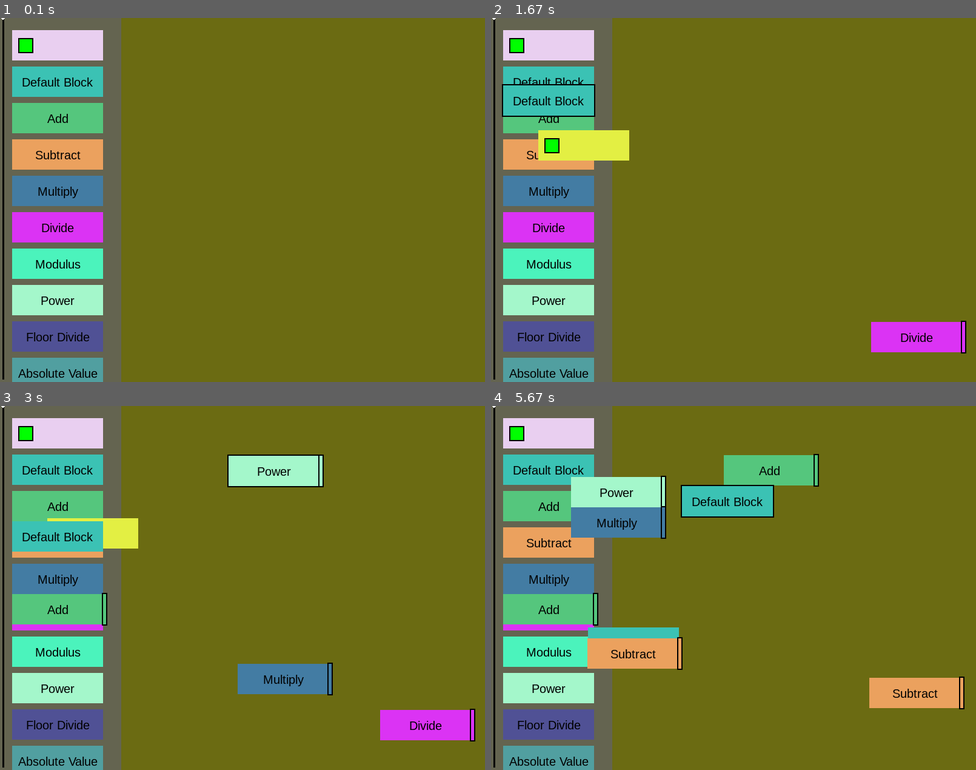
Above: before the commit, frames 1-4 (two rows, left to right).
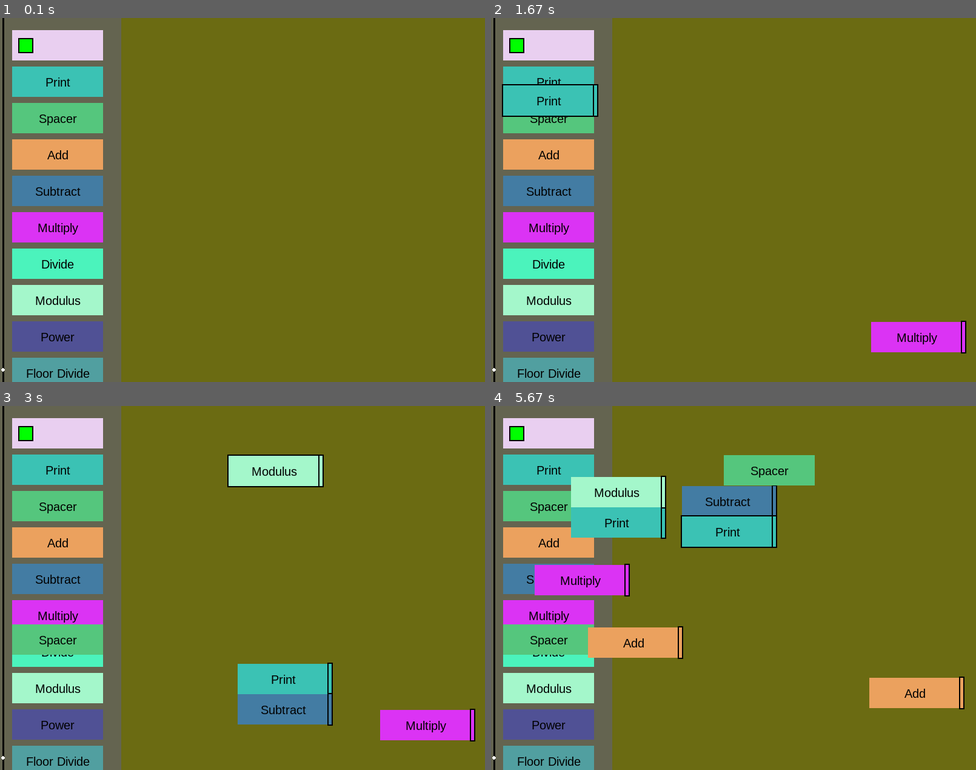
Above: after the commit, the same moments.

Repository: wsadzanie2/PyBlockCode
Game: pygame game, started from main.py
Two runs of this game, one before a commit and one after it. Both use one fixed random seed, a clock stepped at 60 frames per second and the inputs below.
Inputs (mouse positions are in pixels of both pictures, inside the frame that each line leads up to):
- Up to frame 1 (0.1 s): no input
- Up to frame 2 (1.67 s): press the mouse at (549, 47) at 0.37 s; move the mouse to (568, 94) at 0.47 s; release the mouse at (583, 145) at 0.6 s; hold Delete 0.67-1.13 s; press the mouse at (549, 229) at 1.2 s; move the mouse to (733, 280) at 1.3 s; release the mouse at (917, 338) at 1.43 s; press the mouse at (549, 83) at 1.53 s; move the mouse to (549, 101) at 1.63 s
- Up to frame 3 (3 s): release the mouse at (58, 507) at 1.77 s; press the mouse at (58, 507) at 1.87 s; move the mouse to (58, 540) at 1.97 s; release the mouse at (63, 577) at 2.1 s; press the mouse at (58, 689) at 2.2 s; move the mouse to (242, 569) at 2.3 s; release the mouse at (421, 449) at 2.43 s; press the mouse at (58, 580) at 2.53 s; move the mouse to (169, 628) at 2.63 s; release the mouse at (281, 679) at 2.77 s; press the mouse at (421, 449) at 2.87 s; move the mouse to (271, 471) at 2.97 s
- Up to frame 4 (5.67 s): release the mouse at (617, 493) at 3.1 s; press the mouse at (772, 708) at 3.2 s; move the mouse to (675, 584) at 3.3 s; release the mouse at (578, 464) at 3.43 s; press the mouse at (549, 544) at 3.53 s; move the mouse to (588, 573) at 3.63 s; release the mouse at (631, 602) at 3.77 s; press the mouse at (772, 679) at 3.87 s; move the mouse to (680, 584) at 3.97 s; release the mouse at (583, 486) at 4.1 s; press the mouse at (549, 507) at 4.2 s; move the mouse to (660, 486) at 4.3 s; release the mouse at (767, 471) at 4.43 s; press the mouse at (917, 726) at 4.53 s; move the mouse to (748, 653) at 4.63 s; release the mouse at (578, 580) at 4.77 s; press the mouse at (549, 544) at 4.87 s; move the mouse to (733, 617) at 4.97 s; release the mouse at (912, 693) at 5.1 s; press the mouse at (631, 602) at 5.2 s; move the mouse to (631, 624) at 5.3 s; release the mouse at (631, 642) at 5.43 s; press the mouse at (578, 464) at 5.53 s; move the mouse to (728, 500) at 5.63 s

The runs differ from the first frame. In frame 1, 1.3% of the frame differs, in the area x 0-21%, y 0-100%; in frame 2, 3.1%; in frame 3, 9.9%; in frame 4, 13%, in the area x 0-93%, y 0-100%.

Commit message:
This is my PyBlock project. It will allow childs to learn programming quicker!

Diff:
--- a/Blocks.py
+++ b/Blocks.py
@@ -1,5 +1,6 @@
 BLOCKS = [
-    {'color': None, 'text': "Default Block", 'command': 'print', 'arguments': 0},
+    {'color': None, 'text': "Print", 'command': 'print', 'arguments': 1},
+    {'color': None, 'text': "Spacer", 'command': '', 'arguments': 0},
     {'color': None, 'text': "Add", 'command': '(lambda x, y: x + y)', 'arguments': 2},
     {'color': None, 'text': "Subtract", 'command': '(lambda x, y: x - y)', 'arguments': 2},
     {'color': None, 'text': "Multiply", 'command': '(lambda x, y: x * y)', 'arguments': 2},
--- a/main.py
+++ b/main.py
@@ -14,9 +14,9 @@
 selected = None
 
 def load_blocks(blocks):
-    RunBlockSpawner(20, 20)
     for index, block in enumerate(blocks):
         BlockSpawner(20, (index * 60) + 80, color=block['color'], text=block['text'], command=block['command'], arguments=block['arguments'])
+    RunBlockSpawner(20, 20)
 
 
 def reverse_color(color):
@@ -54,6 +54,9 @@
         self.button_rect = pygame.Rect(25, 25, 25, 25)
         self.button_rect.midleft = self.rect.midleft
         self.button_rect.left = self.rect.left + 10
+    @staticmethod
+    def is_parent(_):
+        return False
 
     @staticmethod
     def if_parent_selected():
@@ -72,15 +75,16 @@
     def __init__(self, x, y, end_x, end_y):
         self.x = x
         self.y = y
+        self.speed = 10
         self.end_x = end_x
-        self.end_y = screen.get_height() - end_y
+        self.end_y = end_y
         self.scroll_progress = 0
     def draw(self):
         pygame.draw.line(screen, (0, 0, 0), (self.x, self.y), (self.end_x, self.end_y), 3)
-        pygame.draw.circle(screen, (255, 255, 255), (self.x, self.scroll_progress), 3)
+        pygame.draw.circle(screen, (255, 255, 255), (self.x, self.scroll_progress + screen.get_height() - 20), 3)
     def update(self, event):
         if event.type == MOUSEWHEEL:
-            self.scroll_progress -= event.y
+            self.scroll_progress -= event.y * self.speed
 
 
 
@@ -126,6 +130,7 @@
 class RunBlock:
     def __init__(self, x, y, width=150, height=50, color=None):
         blocks.append(self)
+        self.text_input = TextInput(font, pygame.Rect(x, y, width, height), color)
         self.x = x
         self.y = y
         self.width = width
@@ -176,11 +181,13 @@
                 current = current.child
 
     def update(self, event):
+        global selected
         if event.type == MOUSEBUTTONDOWN:
             if self.button_rect.collidepoint(pygame.mouse.get_pos()):
                 return self.compile()
             if self.rect.collidepoint(pygame.mouse.get_pos()):
                 self.selected = True
+                selected = self
         if event.type == MOUSEBUTTONUP:
             self.selected = False
         if self.selected:
@@ -233,7 +240,7 @@
 
 blocks = []
 text_box = TextInput(font, pygame.Rect(0, 0, 800, 600))
-scroll = Scroll(5, 0, 5, 5)
+scroll = Scroll(5, 0, 5, 2000)
 
 
 class CodeBlock:
@@ -268,6 +275,8 @@
         if self.text_input is not None:
             self.text_input.draw(screen)
         screen.blit(self.text_surface, self.text_rect)
+    def copy(self):
+        return self
     def is_parent(self, parent):
         if parent == self:
             return True
@@ -278,7 +287,7 @@
         for block in blocks:
             if block == self:
                 continue
-            if block.rect.collidepoint(pygame.mouse.get_pos()):
+            if block.rect.collidepoint(pygame.mouse.get_pos()) and (isinstance(block, CodeBlock) or isinstance(block, RunBlock)):
                 if not block.is_parent(self):
                     self.rect.midtop = block.rect.midbottom
                     block.child = self
@@ -340,6 +349,12 @@
             block.update(event)
         if event.type == QUIT:
             running = False
+        if event.type == KEYDOWN:
+            if event.key == K_DELETE:
+                if selected is not None:
+                    if selected in blocks:
+                        blocks.remove(selected)
+
         scroll.update(event)
     for block in blocks:
         block.draw()
